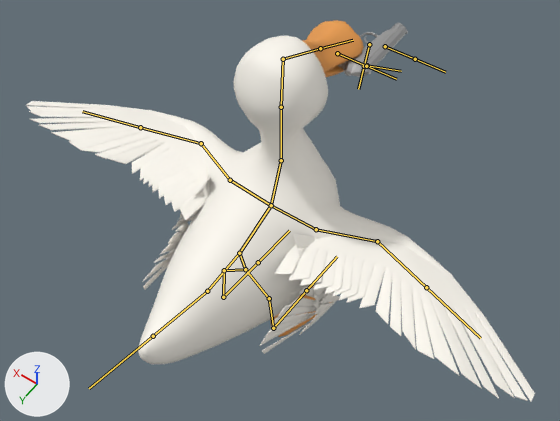
The FBX model Assets/Public/Animations/duck straif right (new model).fbx: old version first, new version second.
Rendered twice from a camera (50 mm lens) standing at (-5.03, 5.61, 13.35) and looking at (-0.31, -1.01, 2.94). The lights are fixed; the arrows at lower left show +X, +Y and +Z. The bones that bend it are drawn over the model as lines.
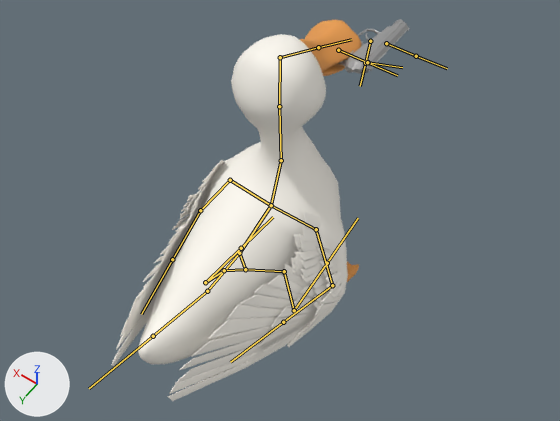
The newer file adds an action. The first version stands in its rest pose; the second is drawn at frame 4 of the action 'Scene'.

Changed parts and their boxes [x1, y1, x2, y2] in the pictures (560 x 421 px):
'polySurface14', posed (51% narrower)
    before: [26, 20, 535, 402]
    after: [111, 20, 362, 401]
'polySurface29', posed
    before: [259, 286, 340, 354]
    after: [260, 286, 340, 354]
'TopFrame', posed
    before: [350, 23, 408, 77]
    after: [351, 19, 409, 74]
'polySurface19', posed
    before: [143, 222, 189, 290]
    after: [143, 222, 187, 287]
'polySurface6', posed
    before: [172, 175, 210, 230]
    after: [172, 176, 209, 230]
'BottomFrame', posed
    before: [344, 32, 384, 76]
    after: [345, 28, 386, 73]
'TriggerFrame', posed
    before: [359, 32, 379, 38]
    after: [357, 29, 380, 44]
'Grip', posed
    before: [338, 62, 346, 69]
    after: [337, 41, 363, 66]
'Trigger', posed
    before: [364, 36, 371, 45]
    after: [365, 33, 371, 42]
bone 'Bone.016', root to tip
    before: (245, 269) to (269, 298)
    after: (245, 269) to (284, 271)
bone 'Bone.019', root to tip
    before: (269, 298) to (273, 328)
    after: (284, 271) to (294, 310)
bone 'Bone.021', root to tip
    before: (273, 328) to (306, 290)
    after: (294, 310) to (327, 263)
bone 'Bone.018', root to tip
    before: (224, 270) to (223, 297)
    after: (224, 270) to (205, 282)
bone 'Bone.020', root to tip
    before: (223, 297) to (258, 262)
    after: (205, 282) to (241, 248)
bone 'Bone.006', root to tip
    before: (281, 160) to (281, 107)
    after: (281, 160) to (279, 106)
bone 'left wing', root to tip
    before: (230, 180) to (201, 143)
    after: (230, 180) to (200, 210)
bone 'left wing tip', root to tip
    before: (201, 143) to (140, 127)
    after: (200, 210) to (172, 259)
bone 'right wing', root to tip
    before: (316, 229) to (377, 241)
    after: (316, 229) to (332, 285)
bone 'right wing tip', root to tip
    before: (377, 241) to (426, 287)
    after: (332, 285) to (283, 322)

The change in detail:
Object 'Armature.001' (bone_rig_object) moves from (-0.192, -3.366, 4.933) to (-0.205, -3.366, 5.007).
Bone 'Bone.016' (bone_bone_016) turns from (0, 0, 0) to (-62, 40, -29) degrees about its own x, y and z.
Bone 'Bone.019' (bone_bone_019) turns from (0, 0, 0) to (73, -20, 6) degrees about its own x, y and z.
Bone 'Bone.021' (bone_bone_021) turns from (0, 0, 0) to (-26, 11, -3) degrees about its own x, y and z.
Bone 'Bone.018' (bone_bone_018) turns from (0, 0, 0) to (-2, 0, -26) degrees about its own x, y and z.
Bone 'Bone.020' (bone_bone_020) turns from (0, 0, 0) to (-1, -26, 3) degrees about its own x, y and z.
Bone 'Bone.006' (bone_bone_006) turns from (0, 0, 0) to (0, 0, 1) degrees about its own x, y and z.
Bone 'left wing' (bone_left_wing) turns from (0, 0, 0) to (56, -19, 46) degrees about its own x, y and z.
Bone 'left wing tip' (bone_left_wing_tip) turns from (0, 0, 0) to (43, 3, 0) degrees about its own x, y and z.
Bone 'right wing' (bone_right_wing) turns from (0, 0, 0) to (47, 17, -42) degrees about its own x, y and z.
Bone 'right wing tip' (bone_right_wing_tip) turns from (0, 0, 0) to (48, -6, 4) degrees about its own x, y and z.
